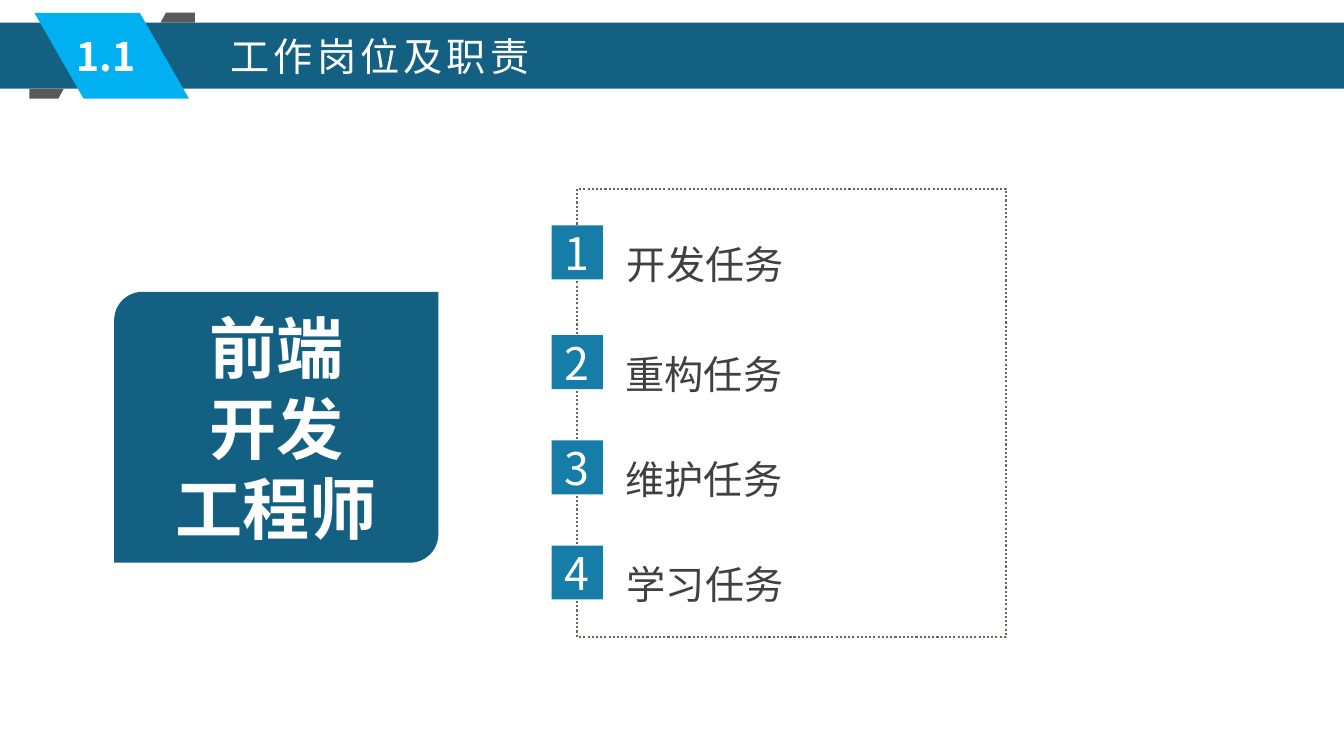
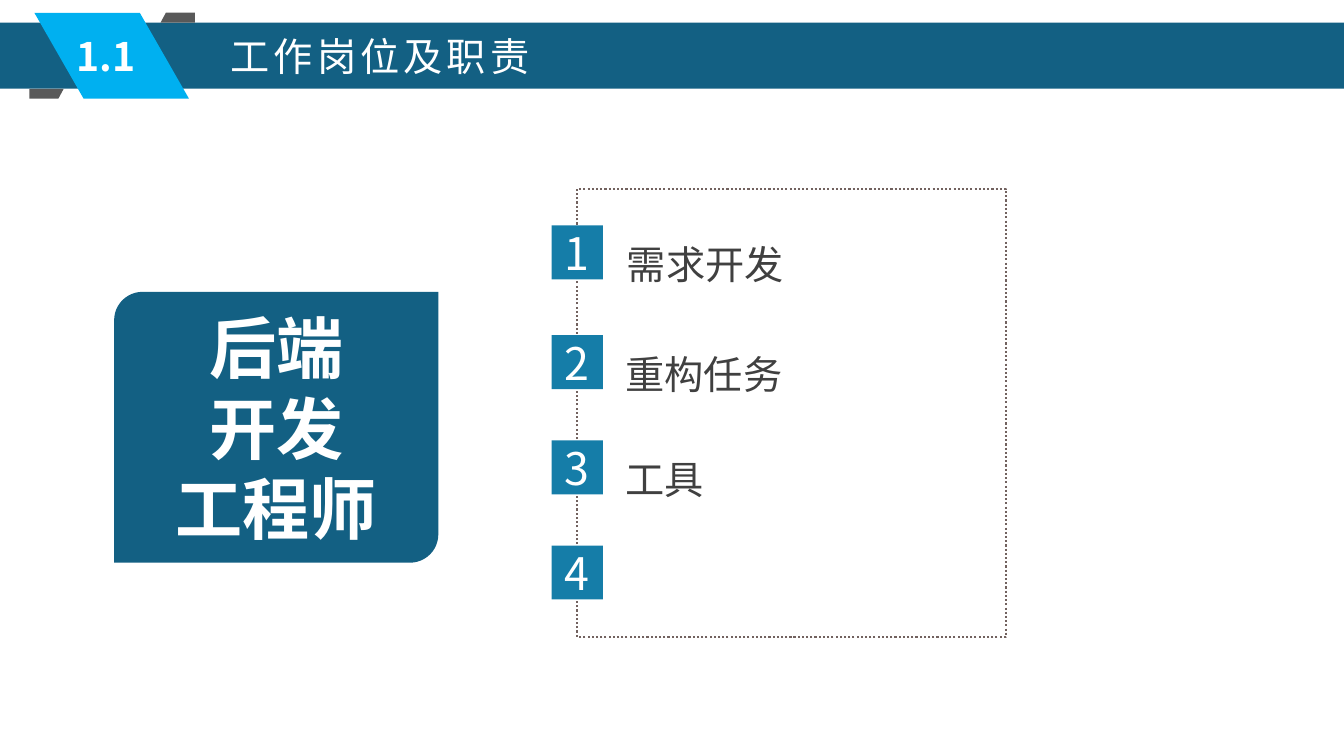
Before and after one commit to xljnc/husky-starter, a slide deck: slide 4 of doc/zzdb.pptx. Drawn at 1344x756 pixels with LibreOffice and Linux fonts; fonts in the diff are those of the drawing. Boxes give left, top, right and bottom in pixels: in the first picture for what was removed or moved away, otherwise in the second. Text is boxed around its words. In the diff, an @@ line names an element or a change of style, - is before the commit and + after.

```diff
--- a/doc/zzdb.pptx
+++ b/doc/zzdb.pptx
@@ text at (x1=627, y1=246, x2=784, y2=282): text changed @@
-开发任务
+需求开发
@@ text in round diag rect at (x1=209, y1=316, x2=343, y2=379): text changed @@
-前端
+后端
@@ text at (x1=626, y1=463, x2=704, y2=497): text changed @@
-维护任务
+工具
@@ text removed at (x1=627, y1=566, x2=784, y2=602) @@
-学习任务
```
Also in this commit, not shown: 7 other slides changed, 1 slide added.
